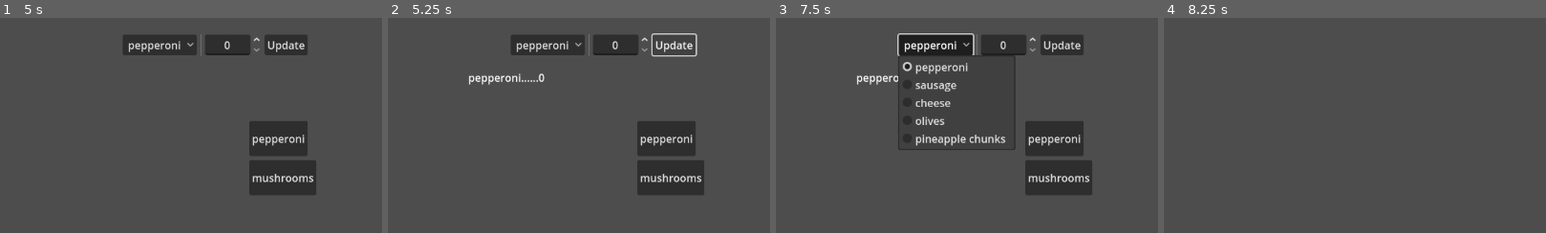
Above: before the commit, frames 1-4 (left to right).
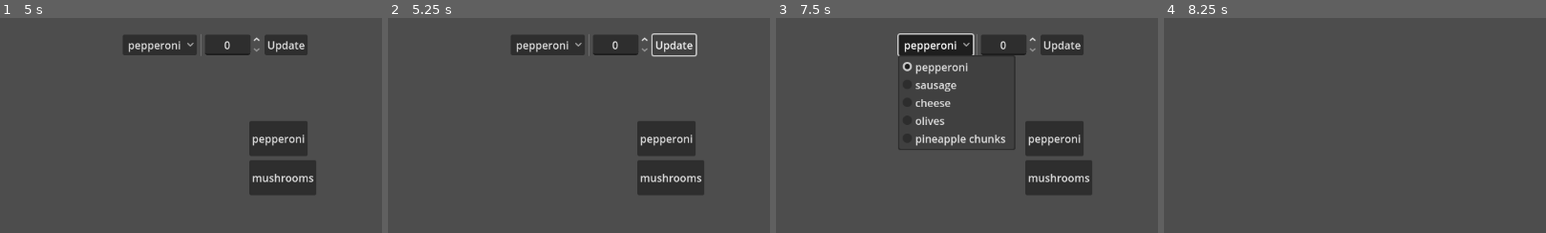
Above: after the commit, the same moments.

Repository: Leone2004/LandLockedLigersGame
Game: Godot game, scene res://Scenes/mainmenu.tscn
The game is run twice, just before and just after one commit, with the same random seed, the same clock (stepped at 60 frames per second) and the same inputs. The engine's default icon, where the game draws it, is replaced by a stand-in: a white triangle on a blue panel in a dark square.
Inputs:
- Up to frame 1 (5 s): click "Start" at 0.5 s; click "Next" at 1.25 s; click "Next" at 2 s; click "Finished Shopping" at 2.75 s; click "Done!" at 3.5 s; click "Shopping List" at 4.25 s
- Up to frame 2 (5.25 s): click "Update" at 5 s
- Up to frame 3 (7.5 s): click "pepperoni" at 5.75 s; click "mushrooms" at 6.5 s; click "pepperoni" at 7.25 s
- Up to frame 4 (8.25 s): click "Finished Shopping" at 8 s
The pictures show only the part of the screen within x 22-72%, y 12-62%; the shares and areas given below are measured in that part.

Frame 1 is identical in both runs. In frame 2, 0.4% of the frame differs, in the area x 21-41%, y 25-32%; in frame 3, 0.3%; in frame 4, nothing differs.

Commit message:
you can now add items to shopping list, and shopping list will update to show items

Diff:
--- a/cookingupsuccessgame/Scenes/shopping_list.tscn
+++ b/cookingupsuccessgame/Scenes/shopping_list.tscn
@@ -57,5 +57,6 @@
 offset_bottom = 237.0
 grow_horizontal = 2
 grow_vertical = 2
+bbcode_enabled = true
 
 [connection signal="pressed" from="ShoppingList/List Editor/UpdateButton" to="." method="_on_update_button_pressed"]
--- a/cookingupsuccessgame/Scripts/global.gd
+++ b/cookingupsuccessgame/Scripts/global.gd
@@ -4,5 +4,9 @@
 var money: float = 100.00
 
 # Suggested New Variable System
+
 var ingredients: Array[int] = [0, 0, 0, 0, 0]
 var food: Array[String] = ["pepperoni", "cheese", "mushrooms", "sauce", "pepper"]
+
+# Shopping List Global
+var shopping_list = Array() # shopping_list[i][0] is item, while shopping_list[i][1] is the ammount of the item
--- a/cookingupsuccessgame/Scripts/shopping_list.gd
+++ b/cookingupsuccessgame/Scripts/shopping_list.gd
@@ -8,8 +8,24 @@
 func _ready() -> void:
 	for item in ingredients: # set up item picker with ingredients
 		item_picker.add_item(item)
+	update_shopping_list()
 
 func _on_update_button_pressed() -> void:
 	var item = item_picker.get_item_text(item_picker.get_item_index(item_picker.get_selected_id()))
 	var item_amount = item_counter.get_line_edit().text.to_int()
-	shopping_list.text = item + "......" + str(item_amount)
+	update_shopping_list_item(item, item_amount)
+
+func update_shopping_list_item(item: String, new_count: int) -> void:
+	for list_item in Global.shopping_list:
+		if list_item[0] == item:
+			Global.shopping_list.erase(list_item)
+	if new_count != 0:
+		Global.shopping_list.append([item, new_count])
+	update_shopping_list()
+
+func update_shopping_list() -> void:
+	var shopping_list_string = ""
+	for item in Global.shopping_list:
+		shopping_list_string += "[left]%s[/left]" %item[0]
+		shopping_list_string += "[right]%s[/right]\n" %item[1]
+	shopping_list.text = shopping_list_string
